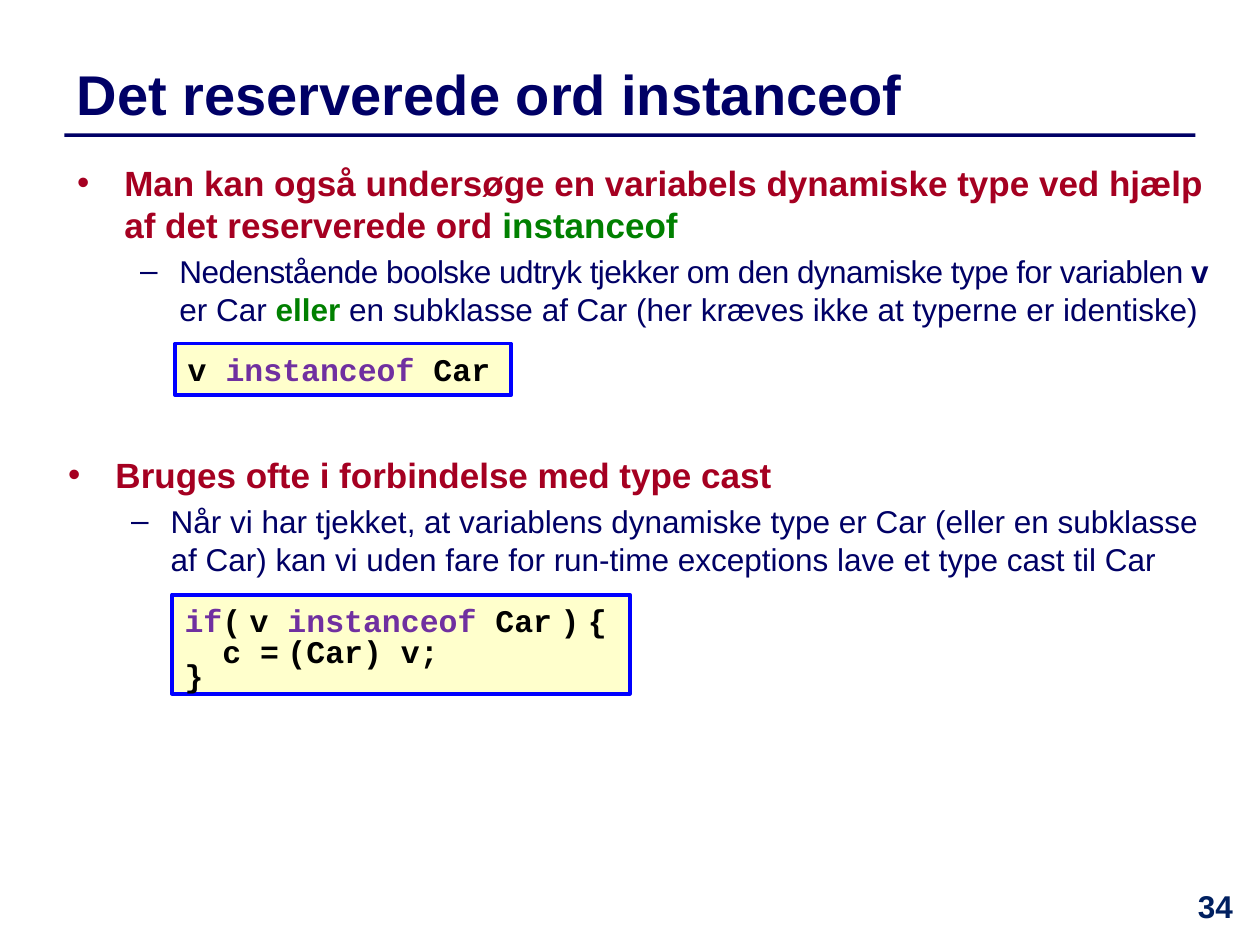
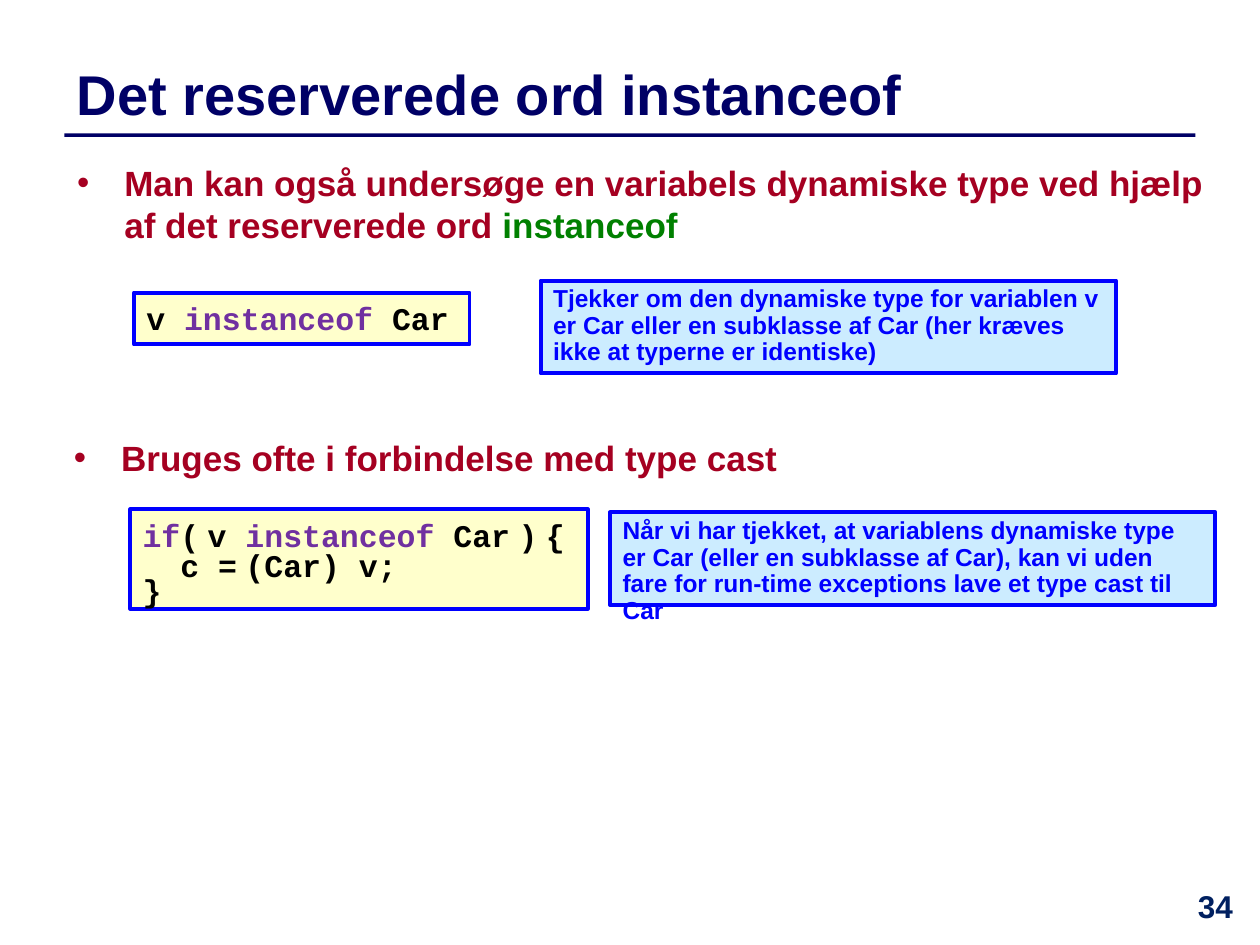
Before and after one commit to IntProgAU/Materiale, a slide deck: slide 34 of web/e21/uge_11/Slides-Uge11.pptx. Drawn at 1260x945 pixels with LibreOffice and Linux fonts; fonts in the diff are those of the drawing. Boxes give left, top, right and bottom in pixels: in the first picture for what was removed or moved away, otherwise in the second. Text is boxed around its words. In the diff, an @@ line names an element or a change of style, - is before the commit and + after.

```diff
--- a/web/e21/uge_11/Slides-Uge11.pptx
+++ b/web/e21/uge_11/Slides-Uge11.pptx
@@ text at <box>179,258,1209,327</box>: paragraph removed @@
-  – Nedenstående boolske udtryk tjekker om den dynamiske type for variablen v er Car eller en subklasse af Car (her kræves ikke at typerne er identiske)
@@ rectangle "v instanceof Car": place and size @@
-rectangle "v instanceof Car" at <box>175,344,510,396</box>
+rectangle "v instanceof Car" at <box>134,292,469,344</box>
@@ rectangle added at <box>541,281,1116,374</box>, fill #CCECFF, outline #0000FF 2.25 pt, 14 pt, text #0000FF, bold @@
+Tjekker om den dynamiske type for variablen v er Car eller en subklasse af Car (her kræves ikke at typerne er identiske)
@@ text "Bruges ofte i forbindelse med ...": place and size @@
-text "Bruges ofte i forbindelse med ..." at <box>115,462,1198,577</box>
+text "Bruges ofte i forbindelse med ..." at <box>121,445,777,478</box>
@@ rectangle "if( v instanceof Car ) ...": place and size @@
-rectangle "if( v instanceof Car ) ..." at <box>173,595,630,694</box>
+rectangle "if( v instanceof Car ) ..." at <box>130,509,587,609</box>
@@ text at <box>171,508,1198,577</box>: paragraph removed @@
-  – Når vi har tjekket, at variablens dynamiske type er Car (eller en subklasse af Car) kan vi uden fare for run-time exceptions lave et type cast til Car
@@ rectangle added at <box>610,513,1215,606</box>, fill #CCECFF, outline #0000FF 2.25 pt, 14 pt, text #0000FF, bold @@
+Når vi har tjekket, at variablens dynamiske type er Car (eller en subklasse af Car), kan vi uden fare for run-time exceptions lave et type cast til Car
```
Also in this commit, not shown: 17 other slides changed, 1 other file.
